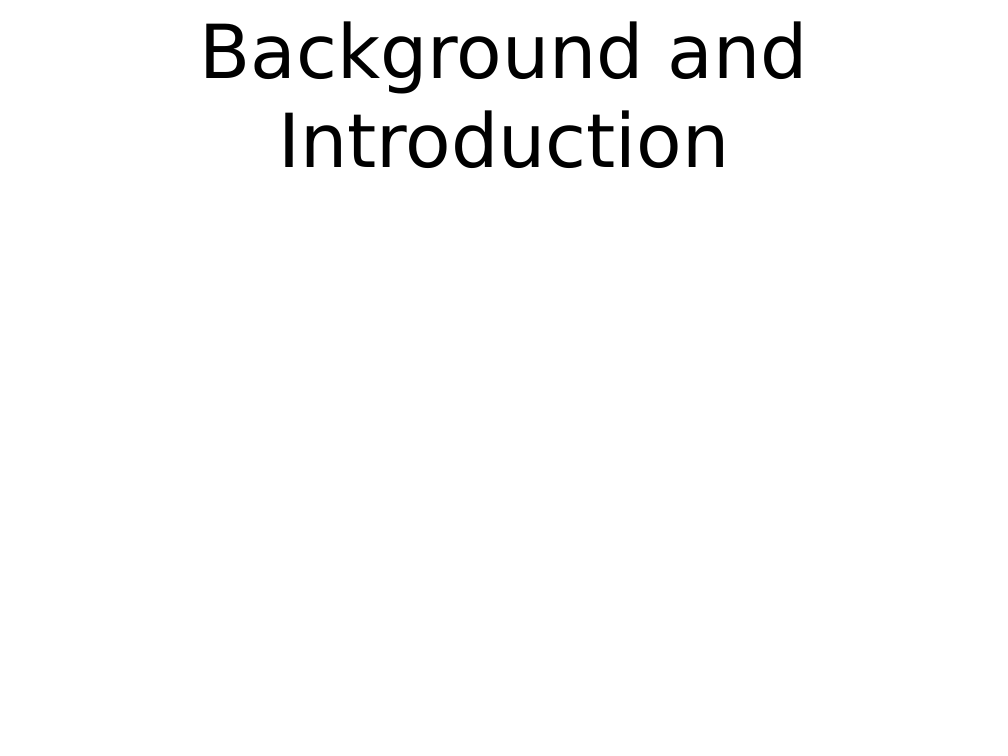
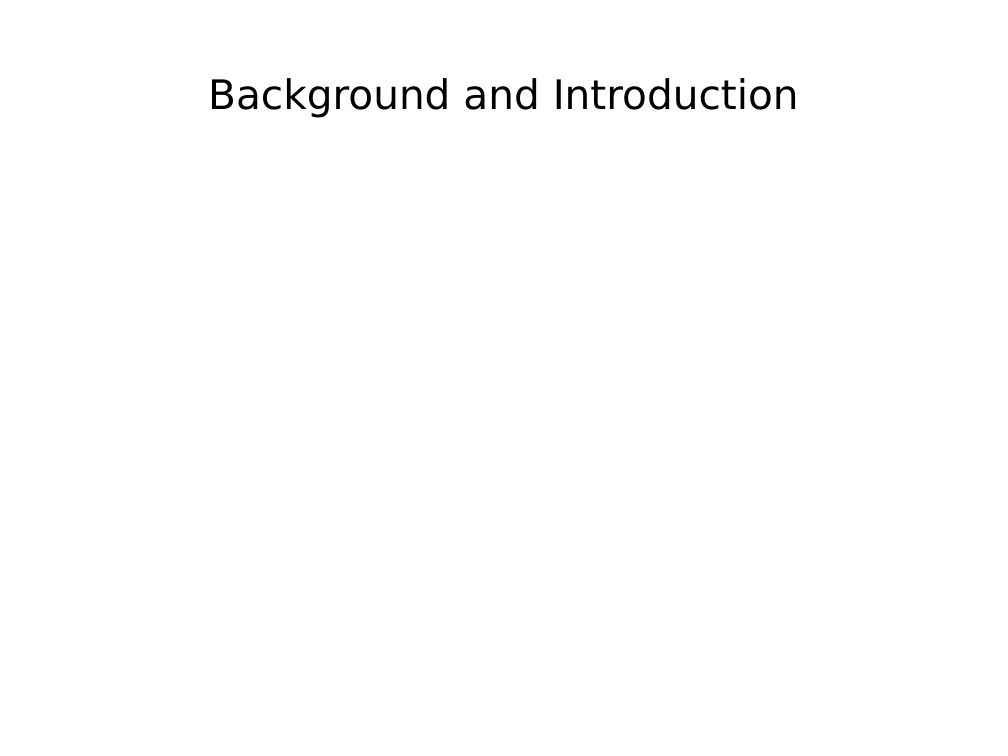
Before and after one commit to JiangXL/BIO331-ProteinStructure-Function-2018, a slide deck: slide 2 of 4-1 Cytoskeletal dynamics/Slide_MYJ_20180411.pptx. Drawn at 1008x756 pixels with LibreOffice and Linux fonts; fonts in the diff are those of the drawing. Boxes give left, top, right and bottom in pixels: in the first picture for what was removed or moved away, otherwise in the second. Text is boxed around its words. In the diff, an @@ line names an element or a change of style, - is before the commit and + after.

```diff
--- a/4-1 Cytoskeletal dynamics/Slide_MYJ_20180411.pptx
+++ b/4-1 Cytoskeletal dynamics/Slide_MYJ_20180411.pptx
@@ text "Background and Introduction" at [208, 78, 799, 118]: size 58.7 to 32 pt @@
```
Also in this commit, not shown: 2 other slides changed, 1 other file.
